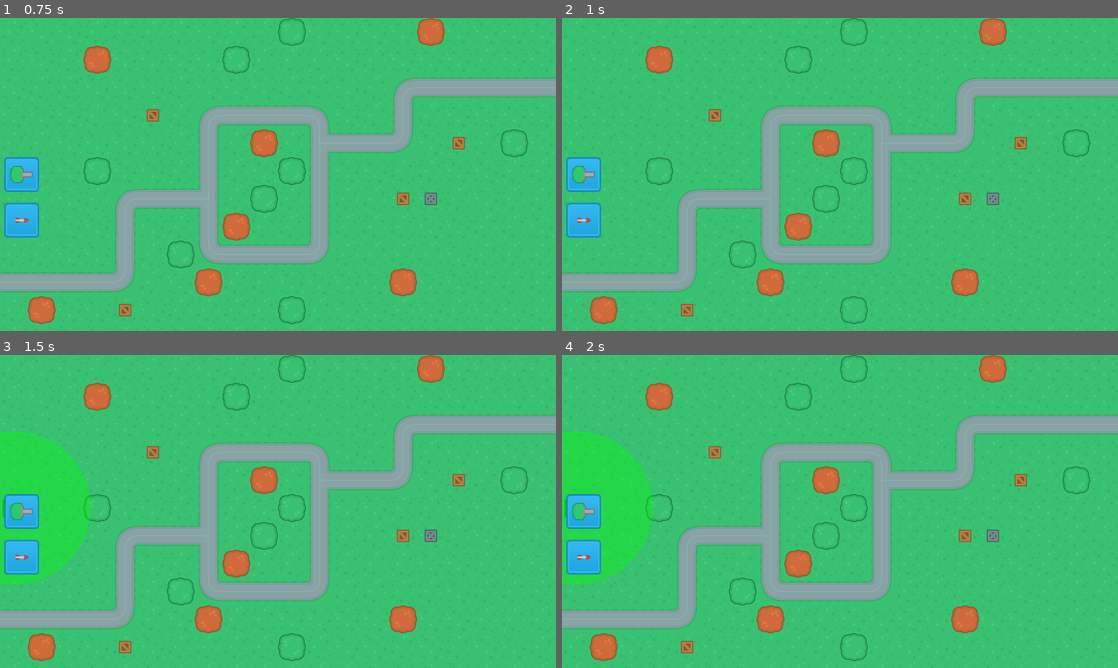
Above: before the commit, frames 1-4 (two rows, left to right).
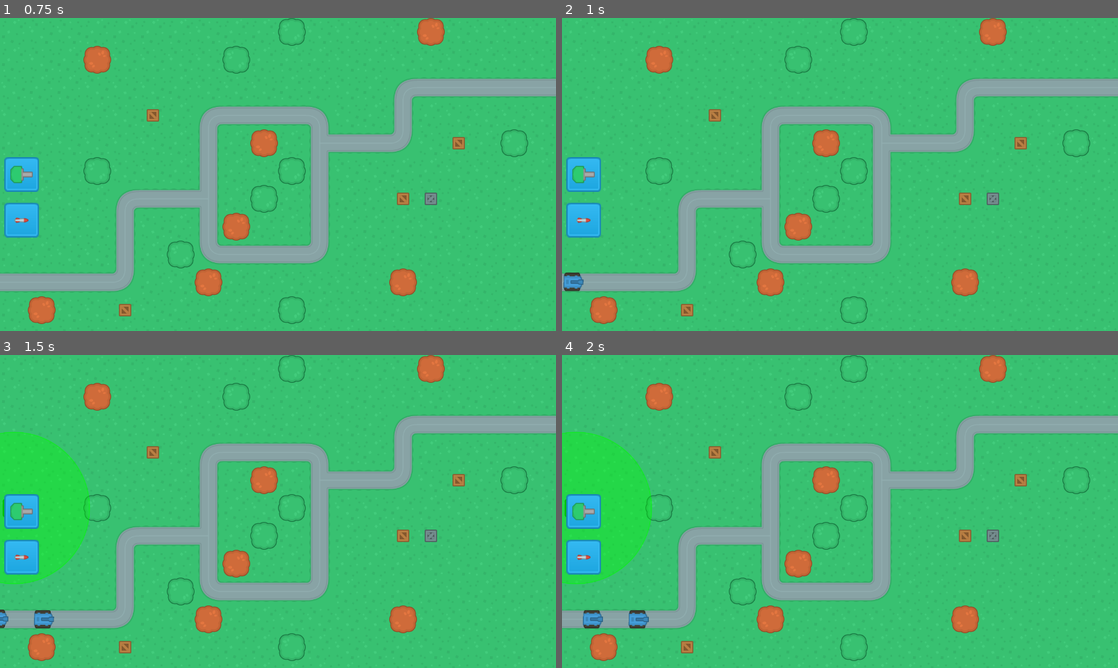
Above: after the commit, the same moments.

Repository: derUbermenk/TowerDefense
Game: Godot game, scene res://SceneHandler.tscn
The game is run twice, just before and just after one commit, with the same random seed, the same clock (stepped at 60 frames per second) and the same inputs.
Inputs (mouse positions are in pixels of both pictures, inside the frame that each line leads up to):
- Up to frame 1 (0.75 s): click "New Game" at 0.5 s
- Up to frame 2 (1 s): no input
- Up to frame 3 (1.5 s): click (22, 511) at 1.25 s
- Up to frame 4 (2 s): no input

Frame 1 is identical in both runs. In frame 2, 0.2% of the frame differs, in the area x 0-4%, y 81-88%; in frame 3, 0.3%; in frame 4, 0.4%, in the area x 3-16%, y 81-88%.

Commit message:
add tank paths and tank moving mechanics

Diff:
--- a/Scenes/Enemies/BlueTank.gd
+++ b/Scenes/Enemies/BlueTank.gd
@@ -6,4 +6,6 @@
 	move(delta)
 
 func move(delta):
-	set_offset(get_offset()) + speed * delta
+	print(speed)
+	print(delta)
+	set_offset(get_offset() + speed * delta)
--- a/Scenes/Enemies/BlueTank.tscn
+++ b/Scenes/Enemies/BlueTank.tscn
@@ -1,11 +1,14 @@
-[gd_scene load_steps=3 format=2]
+[gd_scene load_steps=4 format=2]
 
-[ext_resource path="res://Enemies/tank_blue.png" type="Texture" id=1]
+[ext_resource path="res://Assets/Enemies/tank_blue.png" type="Texture" id=1]
+[ext_resource path="res://Scenes/Enemies/BlueTank.gd" type="Script" id=2]
 
 [sub_resource type="RectangleShape2D" id=1]
 extents = Vector2( 22, 21.5 )
 
 [node name="BlueTank" type="PathFollow2D"]
+loop = false
+script = ExtResource( 2 )
 
 [node name="KinematicBody2D" type="KinematicBody2D" parent="."]
 
--- a/Scenes/MainScenes/GameScene.gd
+++ b/Scenes/MainScenes/GameScene.gd
@@ -8,10 +8,16 @@
 var build_location
 var build_type
 
+var current_wave = 0
+var enemies_in_wave = 0
+
 func _ready():
 	map_node = get_node("Map1")
 	for i in get_tree().get_nodes_in_group("build_buttons"):
 		i.connect("pressed", self, "initiate_build_mode", [i.get_name()])
+
+		## temporary
+		start_next_wave()
 
 func _process(delta):
 	if build_mode:
@@ -25,6 +31,33 @@
 	if event.is_action_released("ui_accept") and build_mode == true:
 		verify_and_build()
 		cancel_build_mode()
+
+##
+## Wave Functions
+##
+
+func start_next_wave():
+	var wave_data = retrieve_wave_data()
+	yield(get_tree().create_timer(0.2), "timeout")
+	spawn_enemies(wave_data)
+
+func retrieve_wave_data():
+	var wave_data = [["BlueTank", 0.7], ["BlueTank", 0.1]] # tank_scene, timer
+	current_wave += 1
+	enemies_in_wave = wave_data.size()
+	return wave_data
+
+func spawn_enemies(wave_data):
+	for i in wave_data:
+		var new_enemy = load("res://Scenes/Enemies/" + i[0] + ".tscn").instance()
+		print(new_enemy)
+		map_node.get_node("Path").add_child(new_enemy, true)
+		yield(get_tree().create_timer(i[1]), "timeout")
+
+
+##
+## Building Functions
+##
 
 func initiate_build_mode(tower_type):
 	if build_mode:
--- a/Scenes/Maps/Map1.tscn
+++ b/Scenes/Maps/Map1.tscn
@@ -127,6 +127,11 @@
 5/shapes = [  ]
 5/z_index = 0
 
+[sub_resource type="Curve2D" id=3]
+_data = {
+"points": PoolVector2Array( 0, 0, 0, 0, -6, 607, -17.4617, 1.41581, 17.4617, -1.41581, 265, 608, 0, 0, 0, 0, 288, 586, 0, 0, 0, 0, 290, 442, -15.5739, -0.943874, 15.5739, 0.943874, 306, 420, -15.5739, -2.35969, 15.5739, 2.35969, 462, 418, 0, 0, 0, 0, 482, 435, 0, 0, 0, 0, 481, 523, -12.7423, -0.471937, 12.7423, 0.471937, 506, 541, -17.9336, 1.41581, 17.9336, -1.41581, 713, 539, 0, 0, 0, 0, 737, 514, 0.471937, 19.3494, -0.471937, -19.3494, 739, 311, 0, 0, 0, 0, 756, 288, 0, 0, 0, 0, 907, 292, -1.41581, 13.2142, 1.41581, -13.2142, 928, 266, 0, 0, 0, 0, 928, 186, -18.8775, 0.943874, 18.8775, -0.943874, 949, 162, 0, 0, 0, 0, 1323, 163 )
+}
+
 [node name="Map1" type="Node2D"]
 
 [node name="Ground" type="TileMap" parent="."]
@@ -140,3 +145,6 @@
 tile_data = PoolIntArray( 10, 2, 0, 15, 1, 0, 65539, 1, 0, 65544, 2, 0, 131086, 0, 65538, 131087, 0, 1, 131088, 0, 1, 1 …(797 unchanged characters)…
 
 [node name="Turrets" type="Node2D" parent="."]
+
+[node name="Path" type="Path2D" parent="."]
+curve = SubResource( 3 )
Renamed: Enemies/tank_blue.png -> Assets/Enemies/tank_blue.png
Not shown, changed: Assets/Enemies/tank_blue.png.import
Not shown: 1 places in Scenes/Maps/Map1.tscn that only renumber resources
